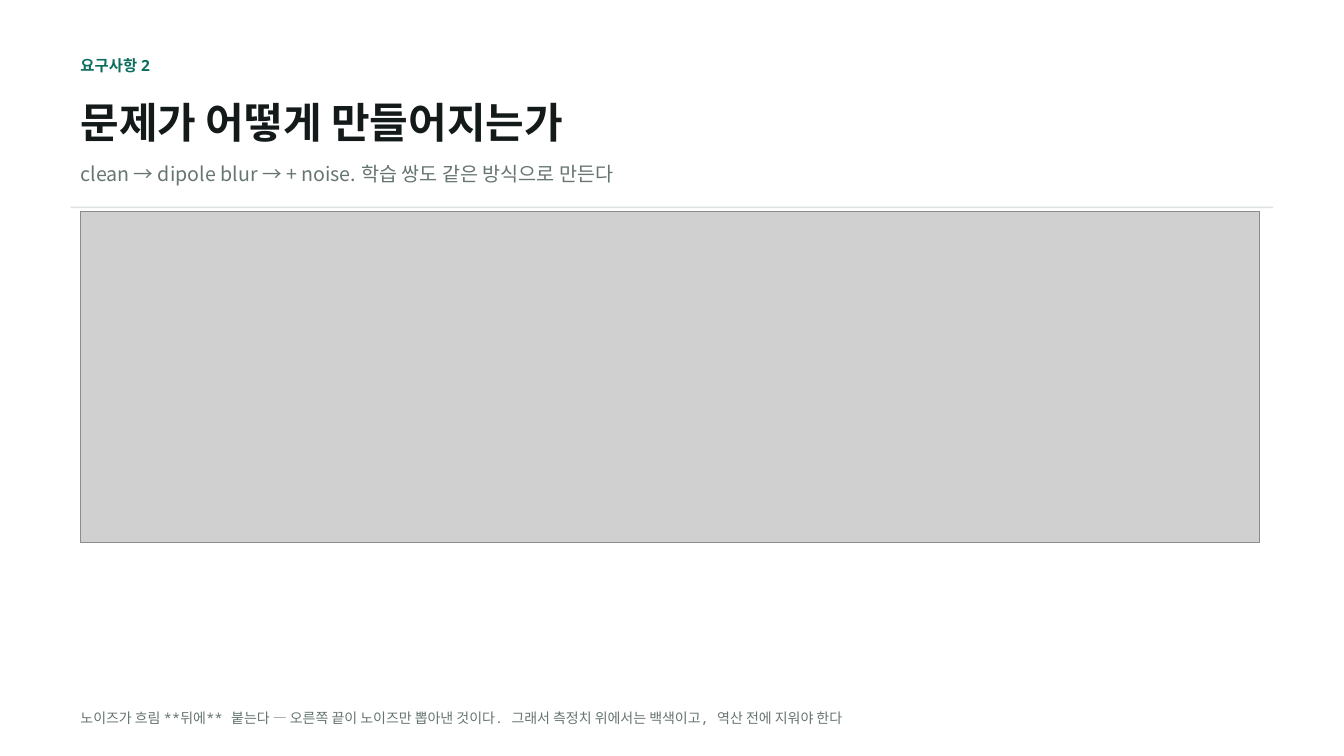
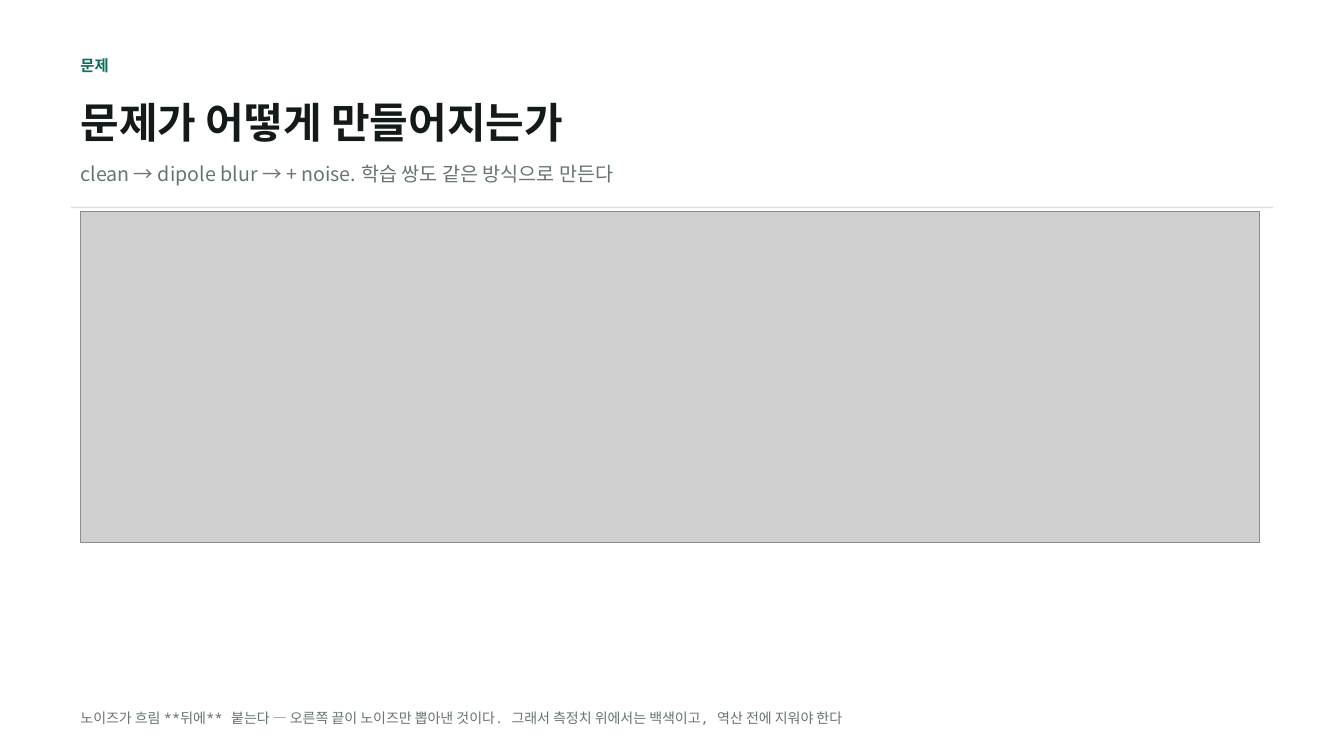
Before and after one commit to kithhooni-commits/ds-practice, a slide deck: slide 5 of 실습5/실습5_day3_발표.pptx. Drawn at 1344x756 pixels with LibreOffice and Linux fonts; fonts in the diff are those of the drawing; grey boxes stand for pictures. Boxes give left, top, right and bottom in pixels: in the first picture for what was removed or moved away, otherwise in the second. Text is boxed around its words. In the diff, an @@ line names an element or a change of style, - is before the commit and + after.

```diff
--- a/실습5/실습5_day3_발표.pptx
+++ b/실습5/실습5_day3_발표.pptx
@@ text at [80,58,108,73]: text changed @@
-요구사항 2
+문제
```
Also in this commit, not shown: 12 other slides changed, 1 other file.
